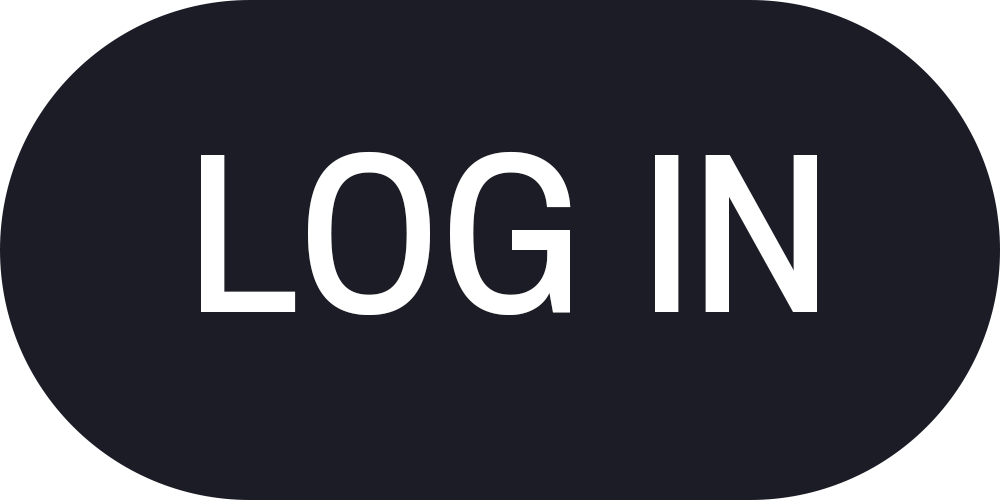
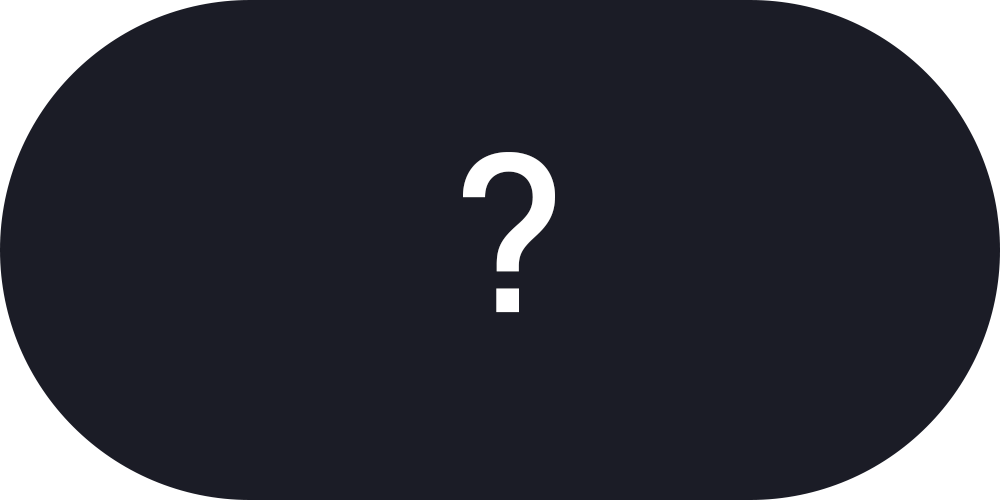
Layered file, before and after one edit (1000x500). Changes by layer:
renamed "LOG IN" to "?", painted on it over [left=201, top=151, right=817, bottom=315]
